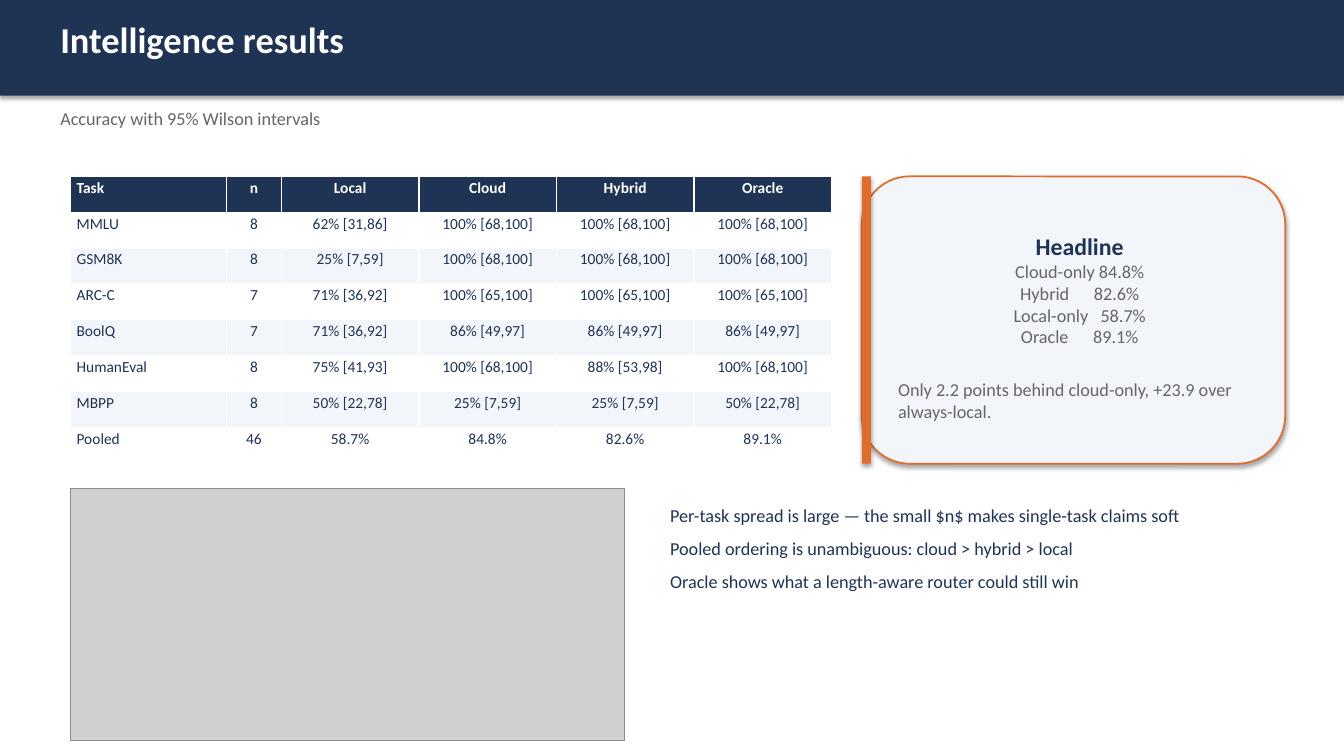
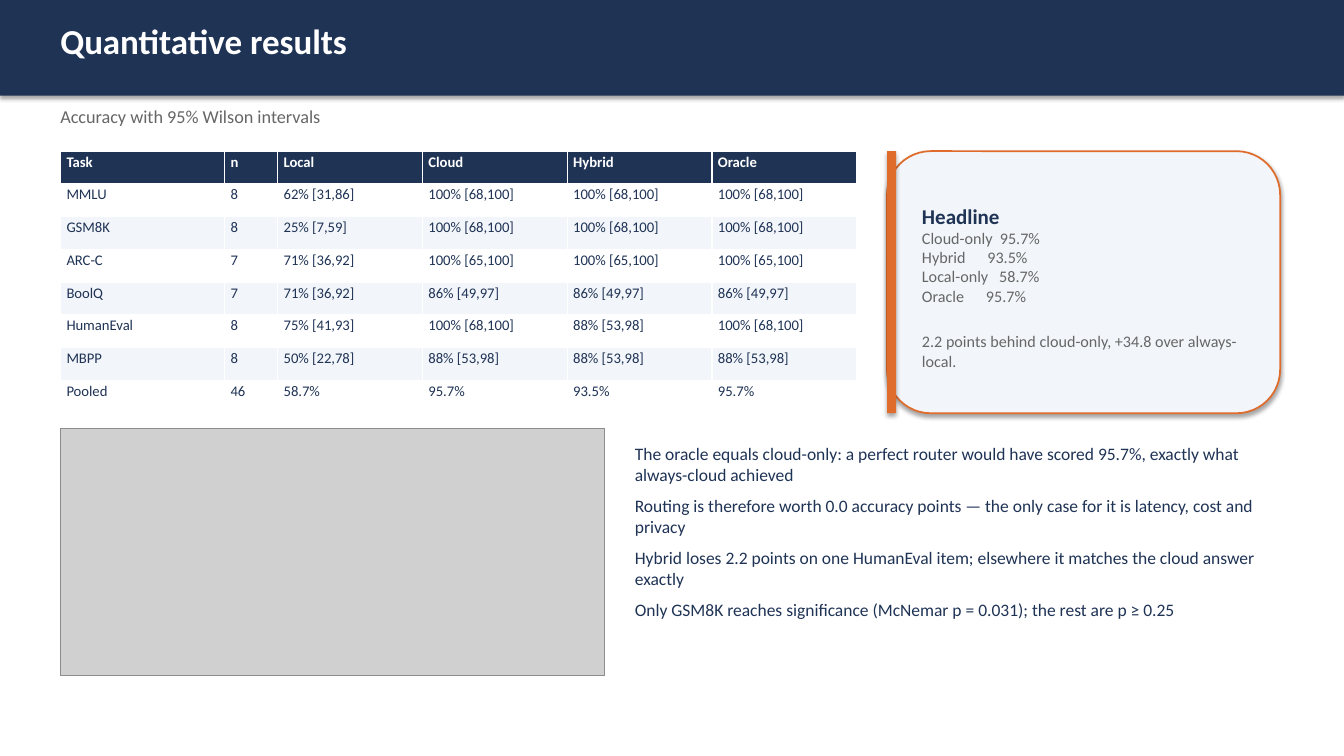
Before and after one commit to Tejas1Koli/CN-Proj, a slide deck: slide 8 of slides/slides.pptx (slide 6 before the commit). Drawn at 1344x756 pixels with LibreOffice and Linux fonts; fonts in the diff are those of the drawing; grey boxes stand for pictures. Boxes give left, top, right and bottom in pixels: in the first picture for what was removed or moved away, otherwise in the second. Text is boxed around its words. In the diff, an @@ line names an element or a change of style, - is before the commit and + after.

```diff
--- a/slides/slides.pptx
+++ b/slides/slides.pptx
@@ text at (60, 29, 347, 59): text changed; size 26 to 25 pt @@
-Intelligence results
+Quantitative results
@@ table at (60, 151, 859, 413) @@
-row 7: MBPP | 8 | 50% [22,78] | 25% [7,59] | 25% [7,59] | 50% [22,78]
+row 7: MBPP | 8 | 50% [22,78] | 88% [53,98] | 88% [53,98] | 88% [53,98]
-row 8: Pooled | 46 | 58.7% | 84.8% | 82.6% | 89.1%
+row 8: Pooled | 46 | 58.7% | 95.7% | 93.5% | 95.7%
@@ size 11 to 10.5 pt in "Task", "n", "Local", "Cloud" and 38 more places @@
@@ alignment centre to left @@
@@ table: place and size @@
-table at (71, 176, 831, 464)
+table at (60, 151, 859, 413)
@@ rectangle: place and size @@
-rectangle at (862, 176, 871, 464)
+rectangle at (887, 151, 896, 413)
@@ rounded rectangle "Headline": place and size @@
-rounded rectangle "Headline" at (862, 176, 1286, 464)
+rounded rectangle "Headline" at (887, 151, 1280, 413)
@@ text in rounded rectangle at (922, 209, 999, 224): size 17 to 15 pt in "Headline"; alignment centre to left @@
@@ text in rounded rectangle at (922, 233, 1237, 367): text changed; size 13 to 11.5 pt @@
-Cloud-only 84.8%
-Hybrid 82.6%
-Local-only 58.7%
-Oracle 89.1%
-Only 2.2 points behind cloud-only, +23.9 over always-local.
+Cloud-only 95.7%
+Hybrid 93.5%
+Local-only 58.7%
+Oracle 95.7%
+2.2 points behind cloud-only, +34.8 over always-local.
@@ picture: place and size @@
-picture at (71, 489, 625, 741)
+picture at (60, 429, 605, 676)
@@ text at (635, 448, 1254, 619): text changed; size 13 to 12.5 pt @@
-Per-task spread is large — the small $n$ makes single-task claims soft
-Pooled ordering is unambiguous: cloud > hybrid > local
-Oracle shows what a length-aware router could still win
+The oracle equals cloud-only: a perfect router would have scored 95.7%, exactly what always-cloud achieved
+Routing is therefore worth 0.0 accuracy points — the only case for it is latency, cost and privacy
+Hybrid loses 2.2 points on one HumanEval item; elsewhere it matches the cloud answer exactly
+Only GSM8K reaches significance (McNemar p = 0.031); the rest are p ≥ 0.25
```
Also in this commit, not shown: 11 slides added, 12 slides removed, 17 other files.
